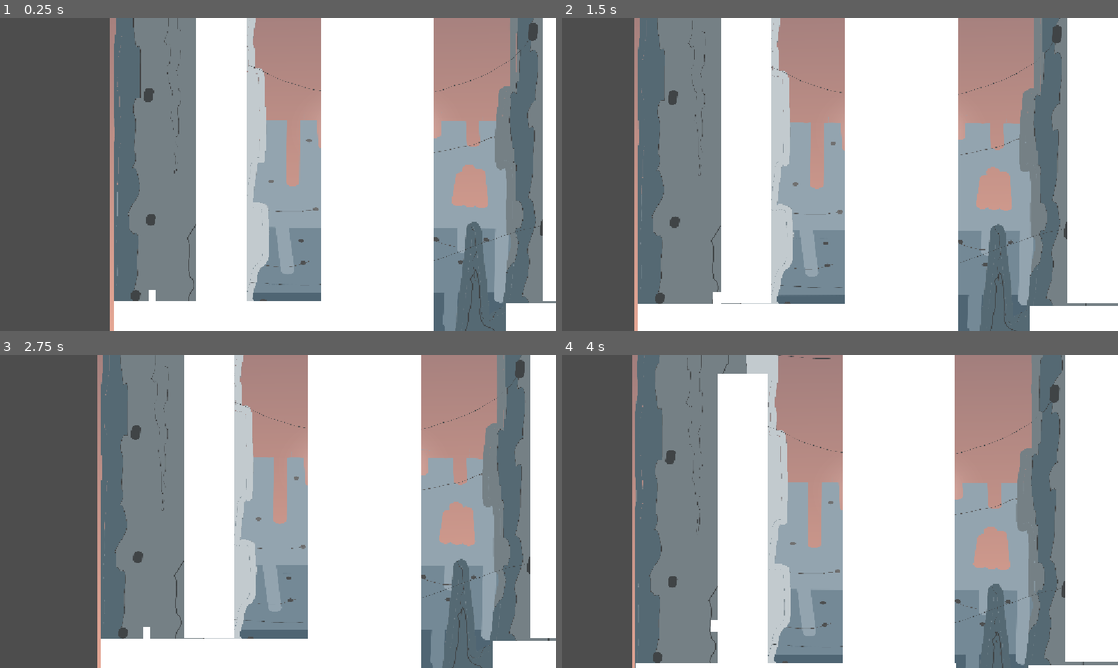
Above: before the commit, frames 1-4 (two rows, left to right).
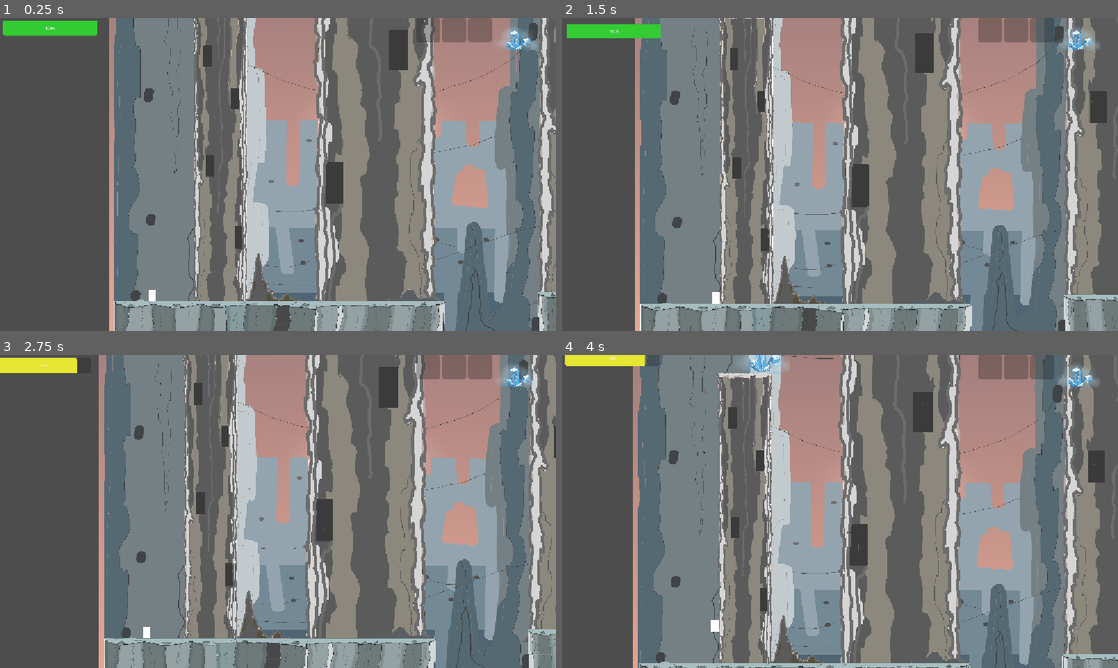
Above: after the commit, the same moments.

Repository: melnyk-r/miner-eclipse
Game: Godot game, scene res://scenes/world.tscn
Two runs of this game, one before a commit and one after it. Both use one fixed random seed, a clock stepped at 60 frames per second and the inputs below. The project has no main scene, so this scene is started directly.
Inputs:
- Up to frame 1 (0.25 s): no input
- Up to frame 2 (1.5 s): tap Enter (ui_accept) at 0.5, 0.77 s; hold Right (ui_right) from 0.53 s (still down)
- Up to frame 3 (2.75 s): tap Enter (ui_accept) at 1.52 s; release Right (ui_right) at 2.03 s; hold Left (ui_left) from 2.03 s (still down)
- Up to frame 4 (4 s): release Left (ui_left) at 2.78 s; hold Right (ui_right) from 2.78 s (still down); tap Enter (ui_accept) at 3.02, 3.77 s

The runs differ from the first frame. In frame 1, 39% of the frame differs, in the area x 0-100%, y 0-100%; in frame 2, 49%; in frame 3, 46%; in frame 4, 48%.

Commit message:
HelthBar, Crystals

Diff:
--- /dev/null
+++ b/scenes/crystal.gd
@@ -0,0 +1,21 @@
+extends Area2D
+
+@export var score_value: int = 10 # Скільки очок дає кристал
+
+func _ready() -> void:
+	# Примусово підключаємо сигнал дотику через код (надійно, якщо в редакторі пропустили)
+	if not body_entered.is_connected(_on_body_entered):
+		body_entered.connect(_on_body_entered)
+
+func _on_body_entered(body: Node2D) -> void:
+	# Перевіряємо, чи зайшов у зону саме гравець
+	if body is CharacterBody2D:
+		print("Кристал підібрано! Нараховано очок: ", score_value)
+
+		# Якщо ви хочете додавати очки до загального рахунку гравця:
+		# (якщо у гравця є функція add_score, вона спрацює)
+		if body.has_method("add_score"):
+			body.add_score(score_value)
+
+		# НАЙГОЛОВНІШЕ: повністю видаляємо кристал із гри
+		queue_free()
--- /dev/null
+++ b/scenes/crystal.tscn
@@ -0,0 +1,21 @@
+[gd_scene format=3 uid="uid://duudyr1k6ro7g"]
+
+[ext_resource type="Texture2D" uid="uid://fxgq86qwy4jn" path="res://sprites/crystal.png" id="1_0mmd5"]
+[ext_resource type="Script" uid="uid://dedqw56qkfj4l" path="res://scenes/crystal.gd" id="1_t4dcj"]
+
+[sub_resource type="RectangleShape2D" id="RectangleShape2D_o8fc1"]
+size = Vector2(106, 101)
+
+[node name="Crystal" type="Area2D" unique_id=1385933118]
+script = ExtResource("1_t4dcj")
+
+[node name="CollisionShape2D" type="CollisionShape2D" parent="." unique_id=352904168]
+position = Vector2(-324, 530.5)
+shape = SubResource("RectangleShape2D_o8fc1")
+
+[node name="Sprite2D" type="Sprite2D" parent="." unique_id=2002676977]
+position = Vector2(-335.625, 514)
+scale = Vector2(0.22536232, 0.19113149)
+texture = ExtResource("1_0mmd5")
+
+[connection signal="body_entered" from="." to="." method="_on_body_entered"]
--- a/scenes/player.gd
+++ b/scenes/player.gd
@@ -1,4 +1,16 @@
 extends CharacterBody2D
+
+# Кристали
+var collected_crystals: int = 0
+
+# Шляхи до секцій кристалів (перетягніть їх у відповідні поля в Інспекторі)
+@export var sec1_path: NodePath
+@export var sec2_path: NodePath
+@export var sec3_path: NodePath
+
+@onready var sec1: ProgressBar = get_node_or_null(sec1_path)
+@onready var sec2: ProgressBar = get_node_or_null(sec2_path)
+@onready var sec3: ProgressBar = get_node_or_null(sec3_path)
 
 @export var speed: float = 200.0
 @export var jump_velocity: float = -400.0
@@ -10,37 +22,38 @@
 @export var max_health: int = 100
 var current_health: int = 100
 
+# Посилання на вузол шкали на екрані
+@export var health_bar_path: NodePath
+@onready var health_bar: ProgressBar = get_node_or_null(health_bar_path)
+
 var fall_start_y: float = 0.0
 var was_airborne: bool = false
 
 func _ready() -> void:
 	current_health = max_health
+	update_health_bar()
 
 func _physics_process(delta: float) -> void:
 	# 1. Фізика та відстеження падіння
 	if not is_on_floor():
-		# Якщо ми ковзаємо по стіні — це контрольований рух, а не падіння
 		if is_on_wall() and velocity.y > 0:
-			was_airborne = false # Скасовуємо фіксацію падіння під час ковзання
+			was_airborne = false
 			velocity.y = min(velocity.y + gravity * delta, wall_slide_speed)
 
 			if Input.is_action_just_pressed("ui_accept"):
 				velocity.x = get_wall_normal().x * speed * 1.8
 				velocity.y = jump_velocity
 		else:
-			# Звичайний політ / вільне падіння
 			if not was_airborne and velocity.y > 0:
 				was_airborne = true
 				fall_start_y = global_position.y
 
 			velocity.y += gravity * delta
 	else:
-		# Щойно приземлилися на тверду поверхню
 		if was_airborne:
 			was_airborne = false
 			var fall_distance = global_position.y - fall_start_y
 
-			# Шкоду рахуємо лише якщо висота реального вільного падіння >= 50 пікселів
 			if fall_distance >= 50:
 				calculate_fall_damage(fall_distance)
 
@@ -79,6 +92,7 @@
 func take_damage(amount: int) -> void:
 	current_health -= amount
 	print("Залишок здоров'я: ", current_health)
+	update_health_bar()
 
 	if current_health <= 0:
 		die()
@@ -87,8 +101,44 @@
 func heal(amount: int) -> void:
 	current_health = min(current_health + amount, max_health)
 	print("Здоров'я поповнено! Поточне здоров'я: ", current_health)
+	update_health_bar()
 
 # Смерть і перезапуск сцени
 func die() -> void:
 	print("Персонаж загинув! Перезапуск рівня...")
 	get_tree().reload_current_scene()
+
+
+# ==========================================
+func update_health_bar() -> void:
+	if health_bar:
+		health_bar.value = current_health
+
+		# Отримуємо або створюємо стиль заповнення програмно
+	var fill_style = health_bar.get_theme_stylebox("fill") as StyleBoxFlat
+	if not fill_style:
+		fill_style = StyleBoxFlat.new()
+		health_bar.add_theme_stylebox_override("fill", fill_style)
+
+		# Змінюємо колір залежно від рівня здоров'я
+	if current_health == 100:
+		fill_style.bg_color = Color(0.2, 0.8, 0.2) # Зелений (100)
+	elif current_health >= 50:
+		fill_style.bg_color = Color(0.9, 0.9, 0.2) # Жовтий (50 - 99)
+	else:
+		fill_style.bg_color = Color(0.9, 0.2, 0.2) # Червоний (1 - 49)
+
+
+# --- ФУНКЦІЇ КРИСТАЛІВ ---
+func add_crystal() -> void:
+	collected_crystals += 1
+	print("Кристал зібрано! Всього: ", collected_crystals)
+	update_crystal_ui()
+
+func update_crystal_ui() -> void:
+	if sec1:
+		sec1.value = 1 if collected_crystals >= 1 else 0
+	if sec2:
+		sec2.value = 1 if collected_crystals >= 2 else 0
+	if sec3:
+		sec3.value = 1 if collected_crystals >= 3 else 0
--- a/scenes/player.tscn
+++ b/scenes/player.tscn
@@ -7,6 +7,7 @@
 
 [node name="Player" type="CharacterBody2D" unique_id=1296623671]
 script = ExtResource("1_3vyb7")
+health_bar_path = NodePath("HealthBar")
 
 [node name="CollisionShape2D" type="CollisionShape2D" parent="." unique_id=655010968]
 shape = SubResource("RectangleShape2D_cnefl")
@@ -22,3 +23,12 @@
 zoom = Vector2(0.5, 0.5)
 position_smoothing_enabled = true
 position_smoothing_speed = 7.0
+
+[node name="HealthBar" type="ProgressBar" parent="." unique_id=377155235]
+offset_left = -619.0
+offset_top = -1137.0
+offset_right = -229.0
+offset_bottom = -1076.0
+step = 5.0
+value = 100.0
+metadata/_edit_use_anchors_ = true
--- a/scenes/world.tscn
+++ b/scenes/world.tscn
@@ -6,34 +6,52 @@
 [ext_resource type="Script" uid="uid://b2eqqwbjed0fe" path="res://scenes/death_zone.gd" id="2_rwgxs"]
 [ext_resource type="Texture2D" uid="uid://bq33to68jvl0c" path="res://sprites/closer rocks.png" id="3_4mrxx"]
 [ext_resource type="Texture2D" uid="uid://dlpajnkrwcfqc" path="res://sprites/sky.png" id="4_k0juu"]
+[ext_resource type="Texture2D" uid="uid://c1s6ro4j0u4lq" path="res://sprites/rock.png" id="6_i7141"]
+[ext_resource type="Texture2D" uid="uid://5e0aellxxdat" path="res://sprites/rock4.png" id="7_4mrxx"]
+[ext_resource type="Texture2D" uid="uid://bvy4ih0rn13j6" path="res://sprites/rock2.png" id="7_w7kh3"]
+[ext_resource type="Texture2D" uid="uid://b0lfsedkupudr" path="res://sprites/rock3.png" id="8_e3hyu"]
+[ext_resource type="Texture2D" uid="uid://d11kar7cuafni" path="res://sprites/ground 2.png" id="10_q5onr"]
+[ext_resource type="Texture2D" uid="uid://bv2qylx2fl26r" path="res://sprites/ground.png" id="11_e3hyu"]
+[ext_resource type="Texture2D" uid="uid://fl2h3q61g0lu" path="res://sprites/plant.png" id="12_jhx03"]
+[ext_resource type="PackedScene" uid="uid://duudyr1k6ro7g" path="res://scenes/crystal.tscn" id="14_o8fc1"]
+[ext_resource type="Texture2D" uid="uid://fxgq86qwy4jn" path="res://sprites/crystal.png" id="15_xo05s"]
+
+[sub_resource type="RectangleShape2D" id="RectangleShape2D_cnefl"]
+size = Vector2(3399.5, 153.75)
+
+[sub_resource type="RectangleShape2D" id="RectangleShape2D_ecb02"]
+size = Vector2(222, 1201)
+
+[sub_resource type="RectangleShape2D" id="RectangleShape2D_nq5o4"]
+size = Vector2(492, 2224)
+
+[sub_resource type="RectangleShape2D" id="RectangleShape2D_td3bv"]
+size = Vector2(440, 1705)
+
+[sub_resource type="RectangleShape2D" id="RectangleShape2D_d38v1"]
+size = Vector2(498, 2558)
+
+[sub_resource type="RectangleShape2D" id="RectangleShape2D_h8mrn"]
+size = Vector2(2227, 121)
 
 [sub_resource type="RectangleShape2D" id="RectangleShape2D_3vyb7"]
 size = Vector2(1325, 118)
 
-[sub_resource type="RectangleShape2D" id="RectangleShape2D_cnefl"]
-size = Vector2(3399.5, 153.75)
-
-[sub_resource type="RectangleShape2D" id="RectangleShape2D_ecb02"]
-size = Vector2(204, 1198)
-
-[sub_resource type="RectangleShape2D" id="RectangleShape2D_nq5o4"]
-size = Vector2(471, 2203)
-
-[sub_resource type="RectangleShape2D" id="RectangleShape2D_td3bv"]
-size = Vector2(390, 1720)
-
-[sub_resource type="RectangleShape2D" id="RectangleShape2D_d38v1"]
-size = Vector2(462, 2558)
-
-[sub_resource type="RectangleShape2D" id="RectangleShape2D_h8mrn"]
-size = Vector2(2227, 121)
+[sub_resource type="StyleBoxFlat" id="StyleBoxFlat_3vyb7"]
+bg_color = Color(0, 0.65882355, 0.85490197, 1)
+
+[sub_resource type="StyleBoxFlat" id="StyleBoxFlat_sghoy"]
+bg_color = Color(0, 0.65882355, 0.85490197, 1)
+
+[sub_resource type="StyleBoxFlat" id="StyleBoxFlat_d38v1"]
+bg_color = Color(0, 0.65882355, 0.85490197, 1)
 
 [node name="World" type="Node2D" unique_id=2035015843]
 
 [node name="Layer sky" type="Parallax2D" parent="." unique_id=1806641324]
 
 [node name="Sprite2D" type="Sprite2D" parent="Layer sky" unique_id=730302192]
-position = Vector2(1637.0001, -749.00006)
+position = Vector2(1631, -763.00006)
 scale = Vector2(0.7315, 0.46199998)
 texture = ExtResource("4_k0juu")
 
@@ -52,6 +70,113 @@
 texture = ExtResource("3_4mrxx")
 
 [node name="closest rocks" type="Parallax2D" parent="." unique_id=690000481]
+
+[node name="DeathZone" type="Area2D" parent="." unique_id=247029752]
+script = ExtResource("2_rwgxs")
+
+[node name="CollisionShape2D" type="CollisionShape2D" parent="DeathZone" unique_id=128992577]
+position = Vector2(1696, 970.125)
+shape = SubResource("RectangleShape2D_cnefl")
+
+[node name="Cliff1" type="StaticBody2D" parent="." unique_id=227443539]
+
+[node name="CollisionShape2D" type="CollisionShape2D" parent="Cliff1" unique_id=1699713436]
+position = Vector2(266, -0.5)
+shape = SubResource("RectangleShape2D_ecb02")
+
+[node name="ColorRect" type="ColorRect" parent="Cliff1" unique_id=105101198]
+offset_left = 166.0
+offset_top = -599.0
+offset_right = 374.0
+offset_bottom = 598.0
+
+[node name="Sprite2D" type="Sprite2D" parent="Cliff1" unique_id=1029860325]
+position = Vector2(307.50003, -132.75)
+scale = Vector2(0.13380001, 0.1838125)
+texture = ExtResource("6_i7141")
+
+[node name="Cliff2" type="StaticBody2D" parent="." unique_id=1171132205]
+
+[node name="CollisionShape2D" type="CollisionShape2D" parent="Cliff2" unique_id=151617899]
+position = Vector2(909, -512)
+shape = SubResource("RectangleShape2D_nq5o4")
+
+[node name="ColorRect" type="ColorRect" parent="Cliff2" unique_id=2082981367]
+offset_left = 682.0
+offset_top = -1623.0
+offset_right = 1149.0
+offset_bottom = 601.0
+
+[node name="Sprite2D" type="Sprite2D" parent="Cliff2" unique_id=664679953]
+position = Vector2(878, -756.00006)
+scale = Vector2(0.278, 0.34075004)
+texture = ExtResource("7_w7kh3")
+
+[node name="WallLeft" type="StaticBody2D" parent="." unique_id=1156576509]
+
+[node name="CollisionShape2D" type="CollisionShape2D" parent="WallLeft" unique_id=1155383286]
+position = Vector2(1805, -268.5)
+shape = SubResource("RectangleShape2D_td3bv")
+
+[node name="ColorRect" type="ColorRect" parent="WallLeft" unique_id=460967164]
+offset_left = 1596.0
+offset_top = -1123.0
+offset_right = 2008.0
+offset_bottom = 608.0
+
+[node name="Sprite2D" type="Sprite2D" parent="WallLeft" unique_id=1180174640]
+position = Vector2(1892.5, -465.00006)
+scale = Vector2(0.26979998, 0.26925)
+texture = ExtResource("8_e3hyu")
+
+[node name="WallRight" type="StaticBody2D" parent="." unique_id=920398106]
+
+[node name="CollisionShape2D" type="CollisionShape2D" parent="WallRight" unique_id=686765870]
+position = Vector2(2685, -677)
+shape = SubResource("RectangleShape2D_d38v1")
+
+[node name="ColorRect" type="ColorRect" parent="WallRight" unique_id=892188517]
+offset_left = 2449.0
+offset_top = -1961.0
+offset_right = 2923.0
+offset_bottom = 602.0
+
+[node name="Sprite2D" type="Sprite2D" parent="WallRight" unique_id=264967036]
+position = Vector2(2774.0002, -952.99994)
+scale = Vector2(0.30620012, 0.39537495)
+texture = ExtResource("7_4mrxx")
+
+[node name="Player" parent="." unique_id=1296623671 instance=ExtResource("1_nnsk1")]
+position = Vector2(-16, 572)
+sec1_path = NodePath("../CanvasLayer/HBoxContainer/Section1")
+sec2_path = NodePath("../CanvasLayer/HBoxContainer/Section2")
+sec3_path = NodePath("../CanvasLayer/HBoxContainer/Section3")
+
+[node name="Ground2" type="StaticBody2D" parent="." unique_id=942687670]
+position = Vector2(1499, -2005)
+
+[node name="CollisionShape2D" type="CollisionShape2D" parent="Ground2" unique_id=771146362]
+position = Vector2(1199, 2652)
+shape = SubResource("RectangleShape2D_h8mrn")
+
+[node name="ColorRect" type="ColorRect" parent="Ground2" unique_id=1535644202]
+offset_left = 93.0
+offset_top = 2591.0
+offset_right = 2326.0
+offset_bottom = 2715.0
+
+[node name="Sprite2D" type="Sprite2D" parent="Ground2" unique_id=182993066]
+position = Vector2(1158.4998, 3004.0002)
+scale = Vector2(0.48299995, 0.46575)
+texture = ExtResource("10_q5onr")
+
+[node name="HealthPlant" parent="." unique_id=1440345486 instance=ExtResource("2_4wyf3")]
+position = Vector2(944, -1633)
+
+[node name="Sprite2D" type="Sprite2D" parent="HealthPlant" unique_id=76711369]
+position = Vector2(-0.99997234, -39.999992)
+scale = Vector2(0.1702278, 0.14277521)
+texture = ExtResource("12_jhx03")
 
 [node name="Ground1" type="StaticBody2D" parent="." unique_id=2083186750]
 
@@ -65,76 +190,54 @@
 offset_right = 1151.0
 offset_bottom = 725.0
 
-[node name="Player" parent="Ground1/ColorRect" unique_id=1296623671 instance=ExtResource("1_nnsk1")]
-position = Vector2(159, -28)
-
-[node name="DeathZone" type="Area2D" parent="." unique_id=247029752]
-script = ExtResource("2_rwgxs")
-
-[node name="CollisionShape2D" type="CollisionShape2D" parent="DeathZone" unique_id=128992577]
-position = Vector2(1696, 970.125)
-shape = SubResource("RectangleShape2D_cnefl")
-
-[node name="Cliff1" type="StaticBody2D" parent="." unique_id=227443539]
-
-[node name="CollisionShape2D" type="CollisionShape2D" parent="Cliff1" unique_id=1699713436]
-position = Vector2(270, 1)
-shape = SubResource("RectangleShape2D_ecb02")
-
-[node name="ColorRect" type="ColorRect" parent="Cliff1" unique_id=105101198]
-offset_left = 166.0
-offset_top = -599.0
-offset_right = 374.0
-offset_bottom = 598.0
-
-[node name="Cliff2" type="StaticBody2D" parent="." unique_id=1171132205]
-
-[node name="CollisionShape2D" type="CollisionShape2D" parent="Cliff2" unique_id=151617899]
-position = Vector2(917.5, -501.5)
-shape = SubResource("RectangleShape2D_nq5o4")
-
-[node name="ColorRect" type="ColorRect" parent="Cliff2" unique_id=2082981367]
-offset_left = 682.0
-offset_top = -1623.0
-offset_right = 1149.0
-offset_bottom = 601.0
-
-[node name="WallLeft" type="StaticBody2D" parent="." unique_id=1156576509]
-
-[node name="CollisionShape2D" type="CollisionShape2D" parent="WallLeft" unique_id=1155383286]
-position = Vector2(1812, -276)
-shape = SubResource("RectangleShape2D_td3bv")
-
-[node name="ColorRect" type="ColorRect" parent="WallLeft" unique_id=460967164]
-offset_left = 1603.0
-offset_top = -1134.0
-offset_right = 2015.0
-offset_bottom = 597.0
-
-[node name="WallRight" type="StaticBody2D" parent="." unique_id=920398106]
-
-[node name="CollisionShape2D" type="CollisionShape2D" parent="WallRight" unique_id=686765870]
-position = Vector2(2683, -677)
-shape = SubResource("RectangleShape2D_d38v1")
-
-[node name="ColorRect" type="ColorRect" parent="WallRight" unique_id=892188517]
-offset_left = 2449.0
-offset_top = -1961.0
-offset_right = 2923.0
-offset_bottom = 602.0
-
-[node name="Ground2" type="StaticBody2D" parent="." unique_id=942687670]
-position = Vector2(1356, -1983)
-
-[node name="CollisionShape2D" type="CollisionShape2D" parent="Ground2" unique_id=771146362]
-position = Vector2(1199, 2652)
-shape = SubResource("RectangleShape2D_h8mrn")
-
-[node name="ColorRect" type="ColorRect" parent="Ground2" unique_id=1535644202]
-offset_left = 93.0
-offset_top = 2591.0
-offset_right = 2326.0
-offset_bottom = 2715.0
-
-[node name="HealthPlant" parent="." unique_id=1440345486 instance=ExtResource("2_4wyf3")]
-position = Vector2(944, -1633)
+[node name="Sprite2D" type="Sprite2D" parent="Ground1" unique_id=1622957006]
+position = Vector2(685.50006, 358)
+scale = Vector2(0.373, 0.25925)
+texture = ExtResource("11_e3hyu")
+
+[node name="Crystal" parent="." unique_id=1385933118 instance=ExtResource("14_o8fc1")]
+position = Vector2(671, -1194)
+
+[node name="Crystal2" parent="." unique_id=300490208 instance=ExtResource("14_o8fc1")]
+position = Vector2(2222, -1749)
+
+[node name="CanvasLayer" type="CanvasLayer" parent="." unique_id=12536856]
+
+[node name="HBoxContainer" type="HBoxContainer" parent="CanvasLayer" unique_id=1581631185]
+anchors_preset = 1
+anchor_left = 1.0
+anchor_right = 1.0
+offset_left = -290.0
+offset_bottom = 83.0
+grow_horizontal = 0
+
+[node name="Section1" type="ProgressBar" parent="CanvasLayer/HBoxContainer" unique_id=438851220]
+custom_minimum_size = Vector2(50, 50)
+layout_mode = 2
+theme_override_styles/fill = SubResource("StyleBoxFlat_3vyb7")
+max_value = 1.0
+step = 1.0
+show_percentage = false
+
+[node name="Section2" type="ProgressBar" parent="CanvasLayer/HBoxContainer" unique_id=911483209]
+custom_minimum_size = Vector2(50, 50)
+layout_mode = 2
+theme_override_styles/fill = SubResource("StyleBoxFlat_sghoy")
+max_value = 1.0
+step = 1.0
+show_percentage = false
+
+[node name="Section3" type="ProgressBar" parent="CanvasLayer/HBoxContainer" unique_id=218619949]
+custom_minimum_size = Vector2(50, 50)
+layout_mode = 2
+theme_override_styles/fill = SubResource("StyleBoxFlat_d38v1")
+max_value = 1.0
+step = 1.0
+show_percentage = false
+
+[node name="CrystalIcon" type="TextureRect" parent="CanvasLayer/HBoxContainer" unique_id=1795241925]
+custom_minimum_size = Vector2(90, -1)
+custom_maximum_size = Vector2(-1, 90)
+layout_mode = 2
+texture = ExtResource("15_xo05s")
+expand_mode = 1
Not shown, added: scenes/crystal.gd.uid
Binary file added: sprites/crystal.png
Not shown, added: sprites/crystal.png.import
Binary file added: sprites/ground 2.png
Not shown, added: sprites/ground 2.png.import
Binary file added: sprites/ground.png
Not shown, added: sprites/ground.png.import
Binary file added: sprites/plant.png
Not shown, added: sprites/plant.png.import
Binary file added: sprites/rock.png
Not shown, added: sprites/rock.png.import
Binary file added: sprites/rock2.png
(and 5 more such lines)
